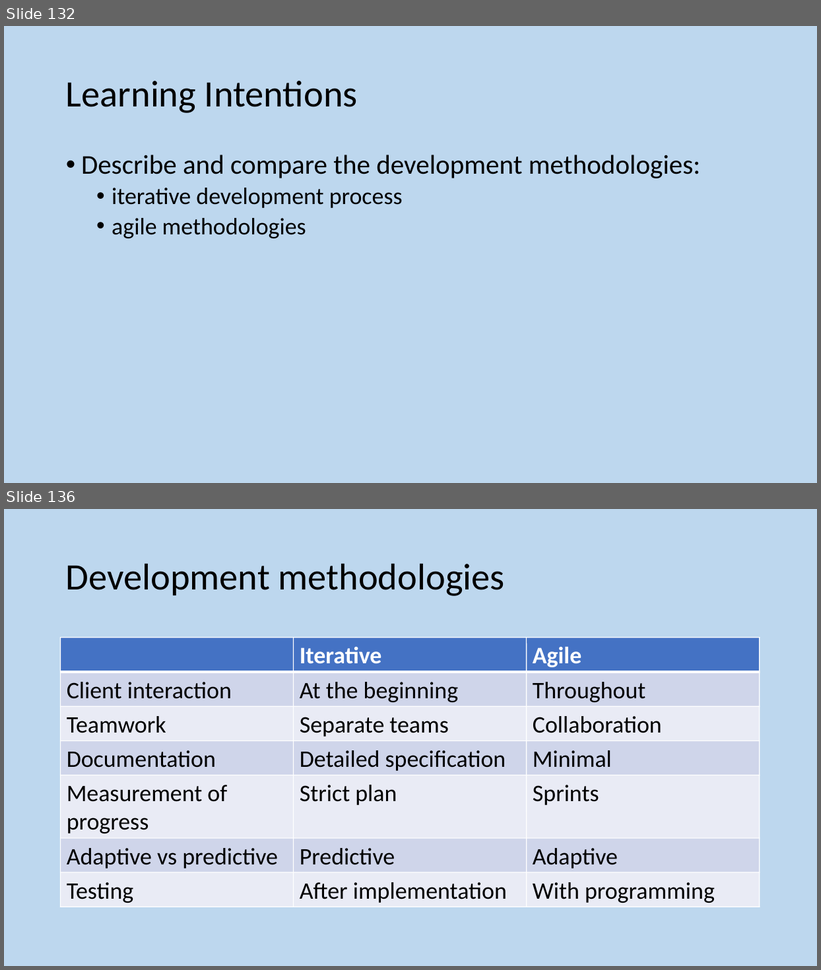
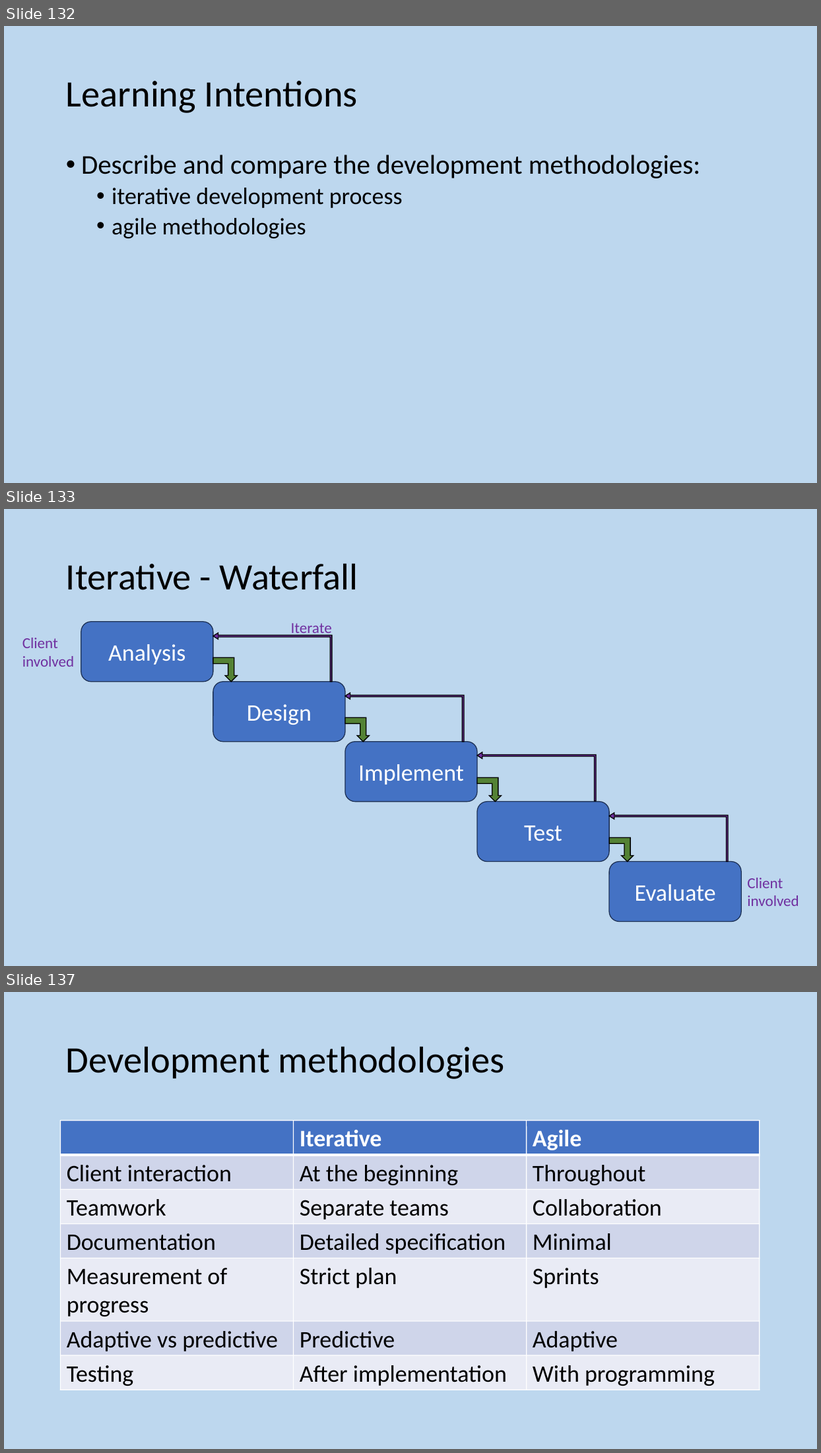
Before and after one commit to MrFriendCS/MrFriendCS.github.io, a slide deck: higher/sdd/H CS SDD Slides.pptx. Shown one above the other, each under a label of ours: slides 132 and 136 before the commit, slides 132, 133 and 137 after it; the slides between them are not shown. The pictures are 821x970 and 821x1453 pixels, drawn with LibreOffice and Linux fonts; fonts in the diff are those of the drawing. Boxes give left, top, right and bottom in pixels: in the first picture for what was removed or moved away, otherwise in the second. Text is boxed around its words. In the diff, an @@ line names an element or a change of style, - is before the commit and + after.

```diff
--- a/higher/sdd/H CS SDD Slides.pptx
+++ b/higher/sdd/H CS SDD Slides.pptx
@@ slide 133 added at [4, 509, 817, 966], background #BDD7EE @@
@@ title added at [66, 563, 358, 590], 44 pt, text #000000 @@
+Iterative - Waterfall
@@ rounded rectangle added at [81, 622, 213, 682], fill #4472C4, outline #1E3256 1 pt, 28 pt, text #FFFFFF @@
+Analysis
@@ text added at [291, 623, 332, 637], 18 pt, text #7030A0 @@
+Iterate
@@ text added at [22, 638, 75, 667], 18 pt, text #7030A0 @@
+Client
+involved
@@ bent up arrow added at [213, 633, 332, 682], fill #7030A0, outline #000000 1 pt @@
@@ bent up arrow added at [213, 658, 237, 682], fill #548235, outline #000000 1 pt @@
@@ rounded rectangle added at [213, 682, 346, 741], fill #4472C4, outline #1E3256 1 pt, 28 pt, text #FFFFFF @@
+Design
@@ bent up arrow added at [345, 693, 464, 742], fill #7030A0, outline #000000 1 pt @@
@@ bent up arrow added at [346, 718, 370, 741], fill #548235, outline #000000 1 pt @@
@@ rounded rectangle added at [346, 742, 478, 802], fill #4472C4, outline #1E3256 1 pt, 28 pt, text #FFFFFF @@
+Implement
@@ bent up arrow added at [477, 753, 596, 801], fill #7030A0, outline #000000 1 pt @@
@@ bent up arrow added at [477, 778, 501, 802], fill #548235, outline #000000 1 pt @@
@@ rounded rectangle added at [477, 802, 610, 861], fill #4472C4, outline #1E3256 1 pt, 28 pt, text #FFFFFF @@
+Test
@@ bent up arrow added at [609, 813, 729, 862], fill #7030A0, outline #000000 1 pt @@
@@ bent up arrow added at [610, 838, 634, 861], fill #548235, outline #000000 1 pt @@
@@ rounded rectangle added at [610, 862, 742, 922], fill #4472C4, outline #1E3256 1 pt, 28 pt, text #FFFFFF @@
+Evaluate
@@ text added at [747, 878, 799, 906], 18 pt, text #7030A0 @@
+Client
+involved
@@ what was slide 136 is now slide 137 @@
```
Also in this commit, not shown: 5 slides changed, 9 other slides added, 4 slides removed.
